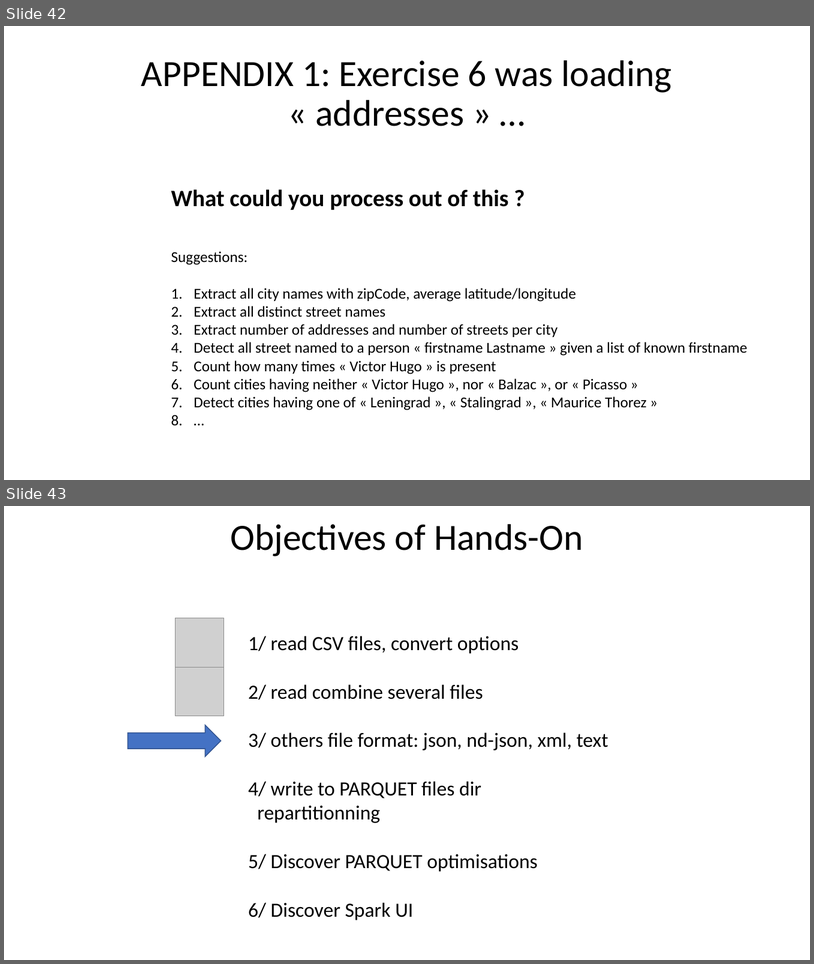
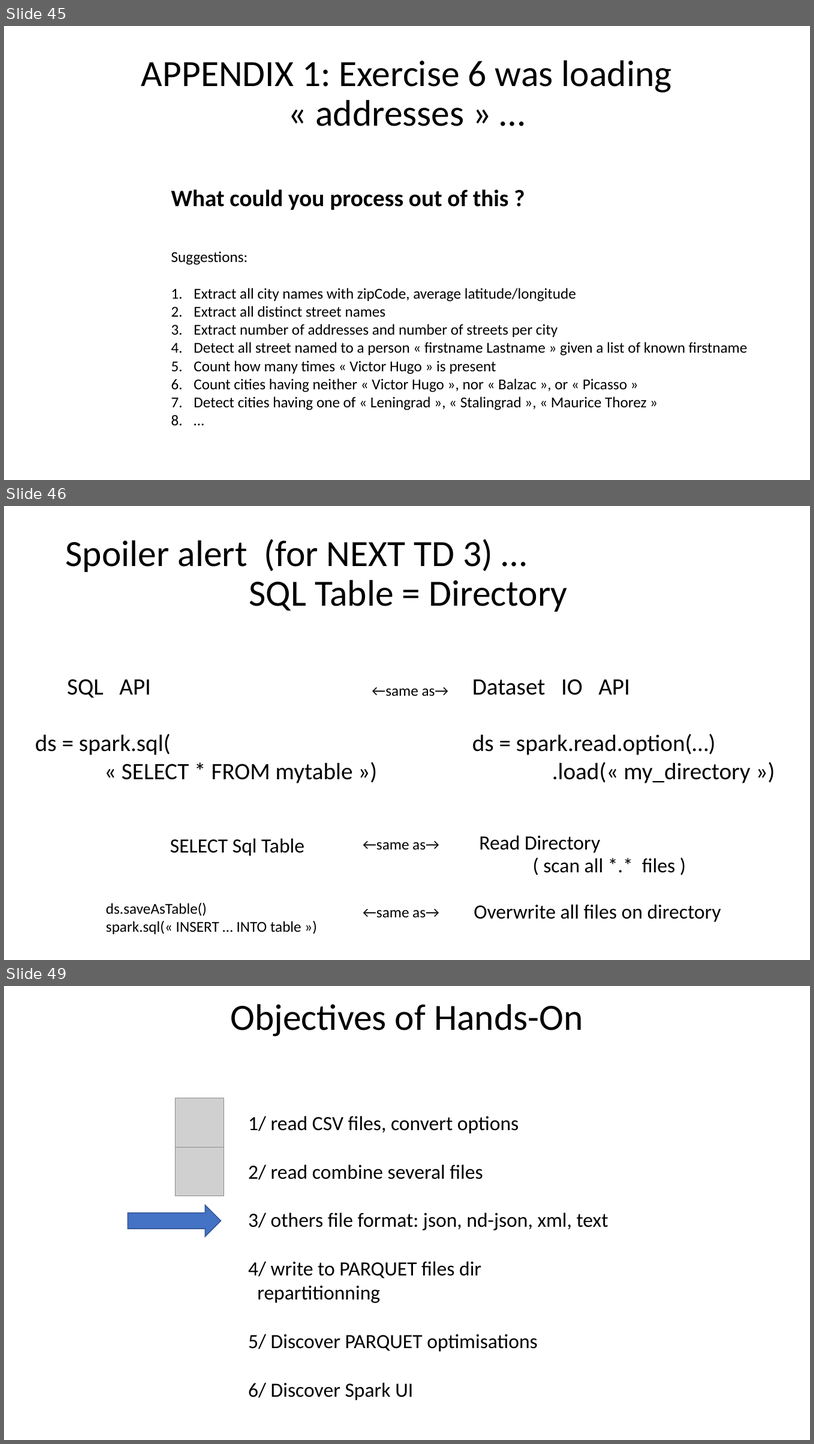
Before and after one commit to Arnaud-Nauwynck/presentations, a slide deck: pres-bigdata/Hands-On/TD2-part1-spark-read-write.pptx. Shown one above the other, each under a label of ours: slides 42 and 43 before the commit, slides 45, 46 and 49 after it; the slides between them are not shown. The pictures are 814x964 and 814x1444 pixels, drawn with LibreOffice and Linux fonts; fonts in the diff are those of the drawing; grey boxes stand for pictures. Boxes give left, top, right and bottom in pixels: in the first picture for what was removed or moved away, otherwise in the second. Text is boxed around its words. In the diff, an @@ line names an element or a change of style, - is before the commit and + after.

```diff
--- a/pres-bigdata/Hands-On/TD2-part1-spark-read-write.pptx
+++ b/pres-bigdata/Hands-On/TD2-part1-spark-read-write.pptx
@@ slide 46 added at bbox=[4, 506, 810, 960], background #FFFFFF @@
@@ title added at bbox=[65, 539, 567, 612], 44 pt, text #000000 @@
+Spoiler alert (for NEXT TD 3) …
+SQL Table = Directory
@@ text added at bbox=[35, 679, 353, 783], 28 pt, text #000000 @@
+SQL API
+ds = spark.sql(
+« SELECT * FROM mytable »)
@@ text added at bbox=[473, 679, 750, 783], 28 pt, text #000000 @@
+Dataset IO API
+ds = spark.read.option(…)
+.load(« my_directory »)
@@ text added at bbox=[372, 687, 449, 696], 18 pt, text #000000 @@
+←same as→
@@ text added at bbox=[170, 838, 305, 856], 24 pt, text #000000 @@
+SELECT Sql Table
@@ text added at bbox=[363, 840, 440, 850], 18 pt, text #000000 @@
+←same as→
@@ text added at bbox=[479, 835, 600, 853], 24 pt, text #000000 @@
+Read Directory
@@ text added at bbox=[543, 858, 675, 873], 24 pt, text #000000 @@
+( scan all *.* files )
@@ text added at bbox=[106, 902, 302, 934], 18 pt, text #000000 @@
+ds.saveAsTable()
+spark.sql(« INSERT … INTO table »)
@@ text added at bbox=[363, 908, 440, 918], 18 pt, text #000000 @@
+←same as→
@@ text added at bbox=[474, 904, 722, 922], 24 pt, text #000000 @@
+Overwrite all files on directory
@@ what was slide 42 is now slide 45 @@
@@ what was slide 43 is now slide 49 @@
```
Also in this commit, not shown: 14 slides changed, 15 other slides added, 1 slide removed, 23 other files.
